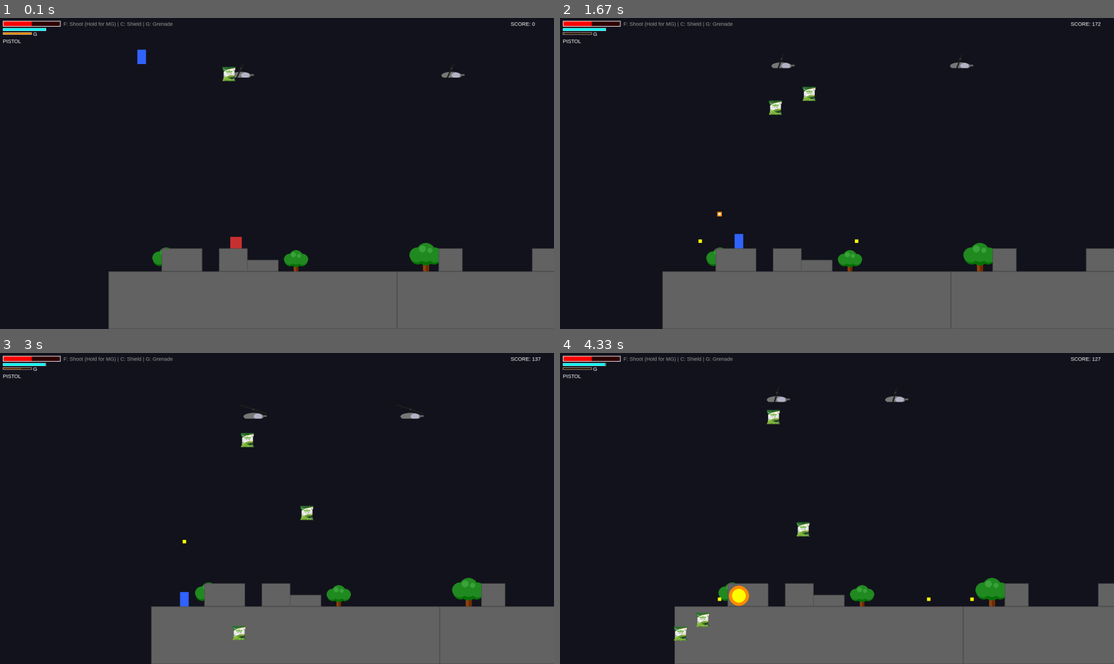
Above: before the commit, frames 1-4 (two rows, left to right).
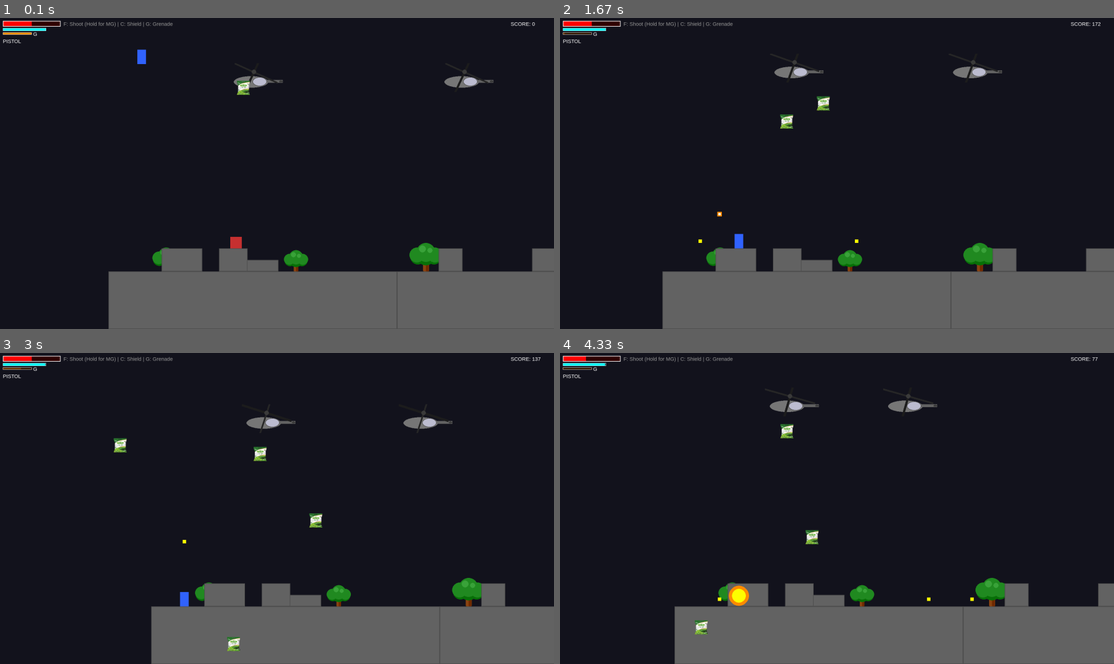
Above: after the commit, the same moments.

Repository: SayaUSB/FP-PBO-Pygame
Game: pygame game, started from main.py
Two runs of this game, one before a commit and one after it. Both use one fixed random seed, a clock stepped at 60 frames per second and the inputs below.
Inputs:
- Up to frame 1 (0.1 s): no input
- Up to frame 2 (1.67 s): hold Right 0.33-0.8 s; hold Right 0.83-1.3 s; tap F at 0.9, 1.2, 1.4 s; tap C at 0.98 s; hold Left from 1.33 s (still down); tap G at 1.48 s
- Up to frame 3 (3 s): tap F at 1.7, 1.97, 2.3, 2.6, 2.73 s; release Left at 1.87 s; hold Down 1.9-2.2 s; hold Left 2.23-2.63 s; tap C at 2.38 s; hold Up from 2.67 s (still down); tap G at 2.82 s
- Up to frame 4 (4.33 s): release Up at 3.03 s; hold Right 3.07-3.7 s; tap F at 3.13, 3.43, 3.8, 4.2 s; hold Down 3.73-4.1 s; tap C at 3.88 s; hold Left from 4.13 s (still down); tap G at 4.28 s

The runs differ from the first frame. In frame 1, 0.7% of the frame differs, in the area x 40-90%, y 15-25%; in frame 2, 0.9%; in frame 3, 1.2%, in the area x 20-82%, y 18-96%; in frame 4, 1.2%.

Commit message:
refactor: Bigger helicopter

Diff:
--- a/src/enemies.py
+++ b/src/enemies.py
@@ -228,8 +228,11 @@
         self.phase = 0
         self.pos_x = float(x)
 
-        self.width = 100
-        self.height = 50
+        # =====================
+        # UKURAN LEBIH BESAR
+        # =====================
+        self.width = 200
+        self.height = 100
 
         self.image = pygame.Surface((self.width, self.height), pygame.SRCALPHA)
         self.rect = self.image.get_rect(topleft=(x, y))
@@ -239,30 +242,38 @@
     def draw_helicopter(self):
         self.image.fill((0, 0, 0, 0))
 
-        # BODY
+        # Main Body
         pygame.draw.ellipse(
             self.image,
             (120, 120, 120),
-            (20, 30, 70, 25)
-        )
-
-        # COCKPIT
+            (30, 45, 120, 40)
+        )
+
+        # Cockpit
         pygame.draw.ellipse(
             self.image,
-            (180, 180, 200),
-            (55, 32, 30, 20)
-        )
-
-        # TAIL
+            (190, 190, 210),
+            (95, 48, 50, 32)
+        )
+
+        # Frame cockpit
+        pygame.draw.ellipse(
+            self.image,
+            (90, 90, 90),
+            (95, 48, 50, 32),
+            2
+        )
+
+        # Tail boom
         pygame.draw.rect(
             self.image,
             (100, 100, 100),
-            (85, 38, 30, 6)
-        )
-
-        # MAIN ROTOR
-        cx, cy = 55, 18
-        length = 50
+            (145, 58, 55, 10)
+        )
+
+        # Main rotor
+        cx, cy = 100, 30
+        length = 90
         angle = self.rotor_angle
 
         x1 = cx + math.cos(angle) * length
@@ -275,26 +286,44 @@
             (30, 30, 30),
             (x1, y1),
             (x2, y2),
+            8
+        )
+
+        # Second rotor blade
+        x3 = cx + math.cos(angle + math.pi / 2) * length
+        y3 = cy + math.sin(angle + math.pi / 2) * length
+        x4 = cx - math.cos(angle + math.pi / 2) * length
+        y4 = cy - math.sin(angle + math.pi / 2) * length
+
+        pygame.draw.line(
+            self.image,
+            (40, 40, 40),
+            (x3, y3),
+            (x4, y4),
+            6
+        )
+
+        # Rotor hub
+        pygame.draw.circle(self.image, (60, 60, 60), (cx, cy), 8)
+
+        # Tail rotor
+        pygame.draw.line(
+            self.image,
+            (50, 50, 50),
+            (188, 63),
+            (198, 63),
             5
         )
 
-        # ROTOR HUB
-        pygame.draw.circle(self.image, (50, 50, 50), (cx, cy), 4)
-
-        # TAIL ROTOR
-        pygame.draw.line(
-            self.image,
-            (50, 50, 50),
-            (112, 41),
-            (118, 41),
-            3
-        )
-
+        pygame.draw.circle(self.image, (60, 60, 60), (193, 63), 4)
 
     def update(self, platforms, player, bullets, all_sprites, missiles_group, grenades_group, bullet_img=None):
+
+        # Up and down motion
         self.phase += 0.05 * DT
         self.rect.y = self.start_y + math.sin(self.phase) * 30
 
+        # Follow player
         if self.rect.x < player.rect.x - 200:
             self.pos_x += 2 * DT
         elif self.rect.x > player.rect.x + 200:
@@ -302,8 +331,8 @@
 
         self.rect.x = int(self.pos_x)
 
+        # Rotor Spin
         self.rotor_angle += 0.4 * DT
-
         self.draw_helicopter()
 
         # Shooting
